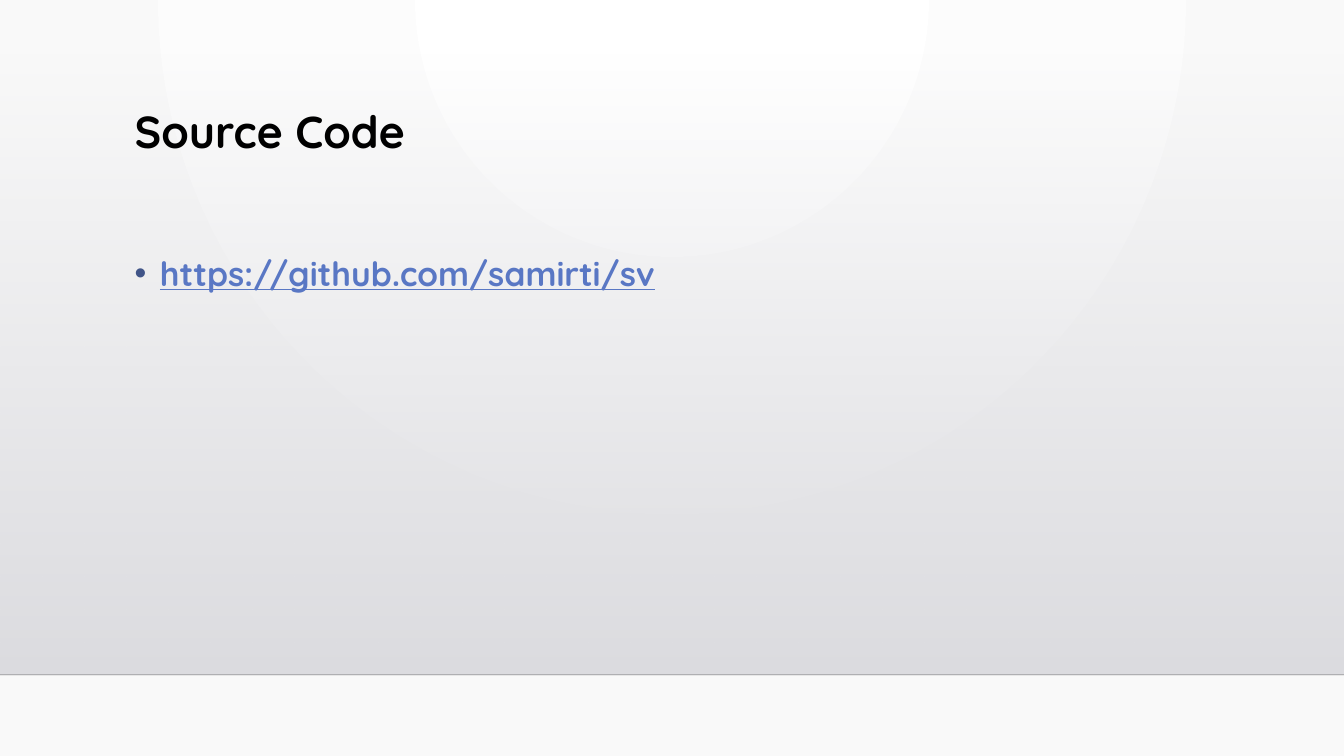
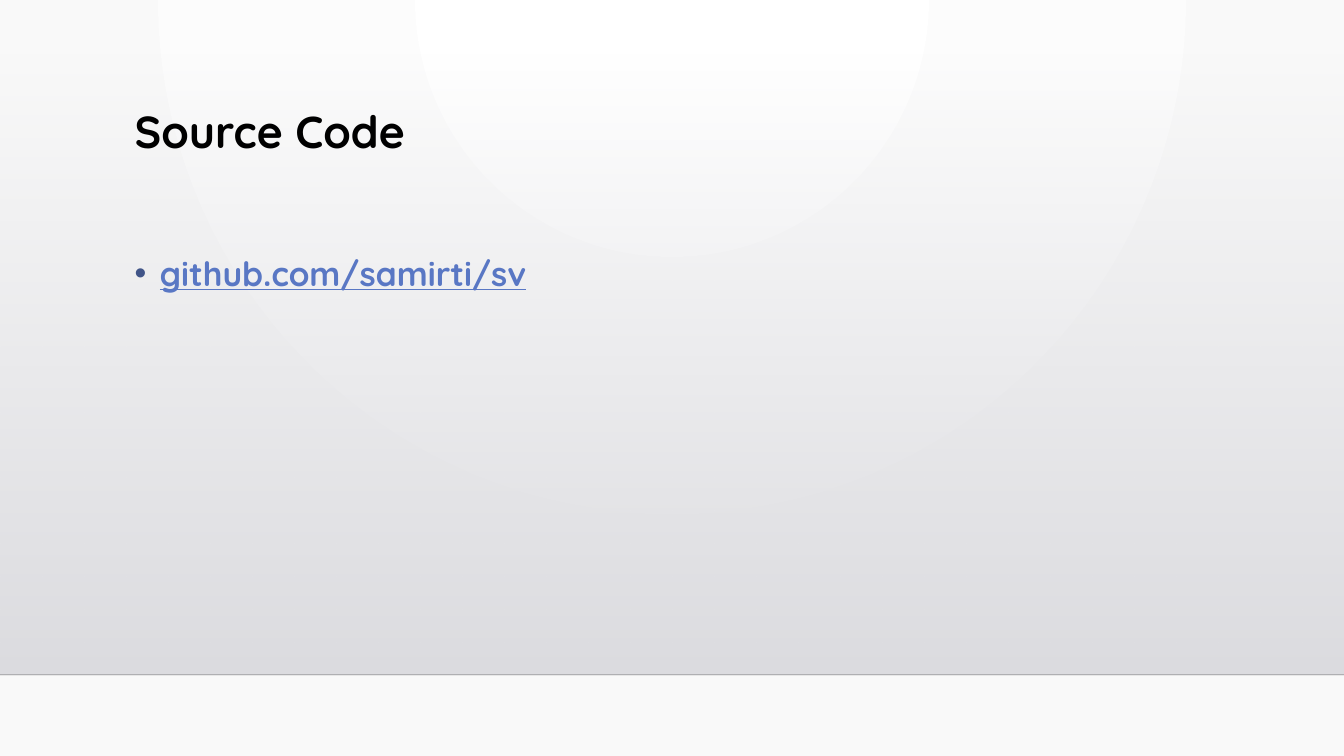
Before and after one commit to samirti/sv, a slide deck: slide 25 of learningSessions.pptx. Drawn at 1344x756 pixels with LibreOffice and Linux fonts; fonts in the diff are those of the drawing; background and template pictures are left out. Boxes give left, top, right and bottom in pixels: in the first picture for what was removed or moved away, otherwise in the second. Text is boxed around its words. In the diff, an @@ line names an element or a change of style, - is before the commit and + after.

```diff
--- a/learningSessions.pptx
+++ b/learningSessions.pptx
@@ text at (x1=160, y1=259, x2=526, y2=293): text changed @@
-• https://github.com/samirti/sv
+• github.com/samirti/sv
```
Also in this commit, not shown: 1 other slide changed.
